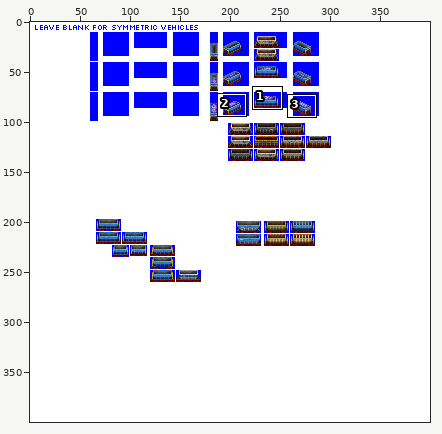
One commit to this sprite sheet: src/graphics/pony/mineral_hopper_car_pony_gen_4B.png. The first picture is a wide view before the edit; the outline marks the close-up.
Close-up. As it was:
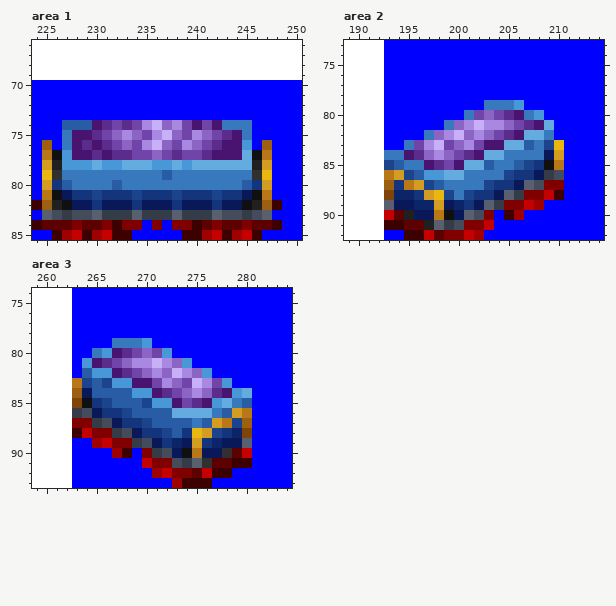
The file is 400x400 pixels. Colours within 5 levels of each other are drawn and written as one. Shown: area 1: x 224..250, y 66..85; area 2: x 189..214, y 73..92; area 3: x 259..284, y 74..93. The commit also changed other parts of the picture, which this record leaves out.
Now the later version:
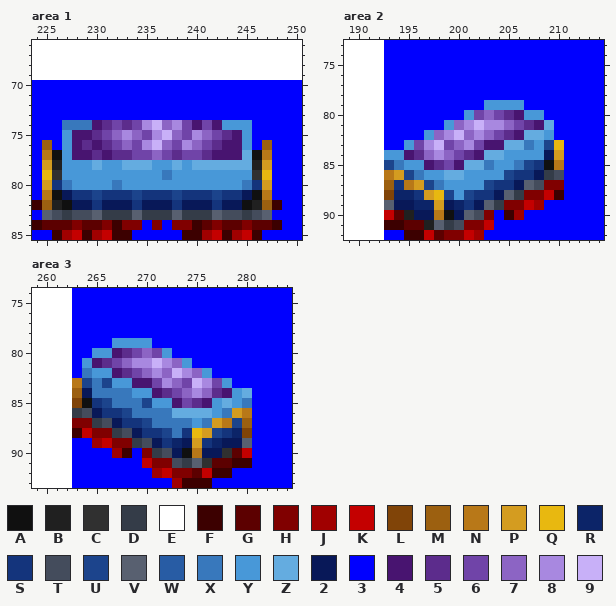
Palette (. is transparent): A #101010  B #202020  C #303030  D #343c48  E #ffffff  F #3c0000  G #5c0000  H #800000  J #a00000  K #c40000  L #804408  M #9c6010  N #b87818  P #d49c20  Q #e8b810  R #0c2468  S #14347c  T #444c5c  U #1c448c  V #586070  W #285ca4  X #3878bc  Y #4898d8  Z #64ace0  2 #081858  3 #0000ff  4 #481470  5 #5c2c8c  6 #7044a8  7 #8c64c4  8 #a888e0  9 #c8b0f8
Change:
Area 1:
y 74: x 227..229 WWW -> XXX; x 243..245 XXX -> YYY
y 75: x 227 X -> Y; x 245 X -> Y
y 76: x 227 X -> Y
y 79: x 227..245 XXXXXXXXXXWXXXXXXXX -> YYYYYYYYYYXYYYYYYYY
y 80: x 227..245 WXXXXWXXXXXXXXXXXXW -> XYYYYXYYYYYYYYYYYYX
Area 2:
y 79: x 203..205 XXX -> YYY
y 80: x 201 X -> Y; x 207 X -> Y
y 81: x 199 X -> Y
y 82: x 197 X -> Y; x 209 X -> Y
y 83: x 195 X -> Y; x 207..208 WX -> XY
y 84: x 193..194 XX -> YY; x 205..208 XXXX -> YYYY
y 85: x 194..196 WXX -> XYY; x 203..206 WXXW -> XYYX
y 86: x 196 W -> X; x 201..204 XXXX -> YYYY
y 87: x 198..202 WXXXX -> XYYYY
y 88: x 200 X -> Y
Area 3:
y 79: x 267..269 XXX -> YYY
y 80: x 265 X -> Y
y 82: x 264 W -> X
y 83: x 265 W -> X
y 84: x 265..268 WWWW -> XXXX
y 85: x 267..269 WWW -> XXX; x 279..280 XW -> YX
y 86: x 269..272 WWWW -> XXXX; x 277..278 XW -> YX
y 87: x 271..276 WWWWXW -> XXXXYX
y 88: x 273 W -> X
Boxes around the changes in both close-ups, in picture pixels (x1, y1, x2, y2):
changed: (62, 120, 252, 190)
changed: (384, 100, 554, 200)
changed: (82, 338, 252, 438)
